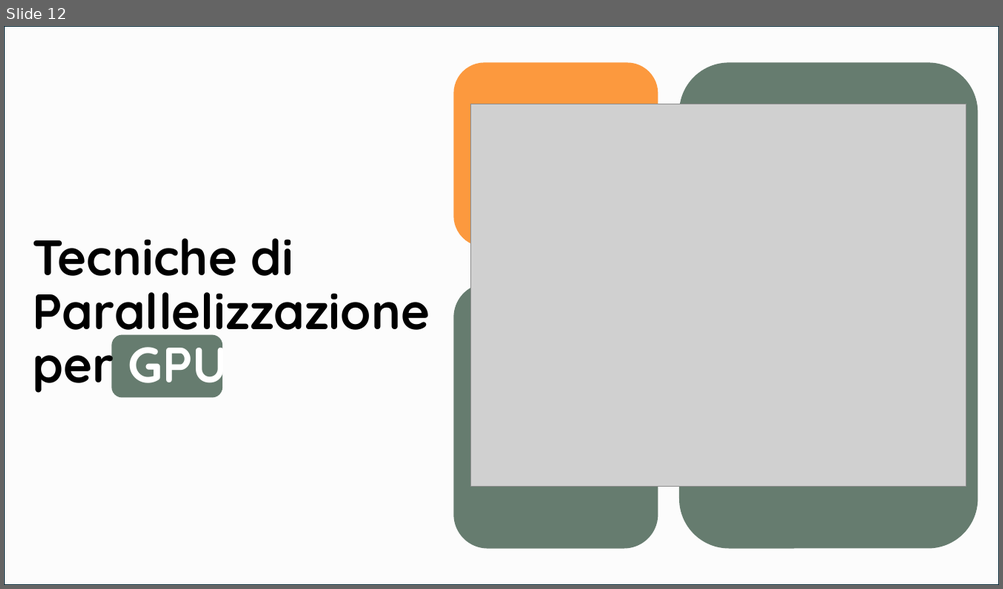
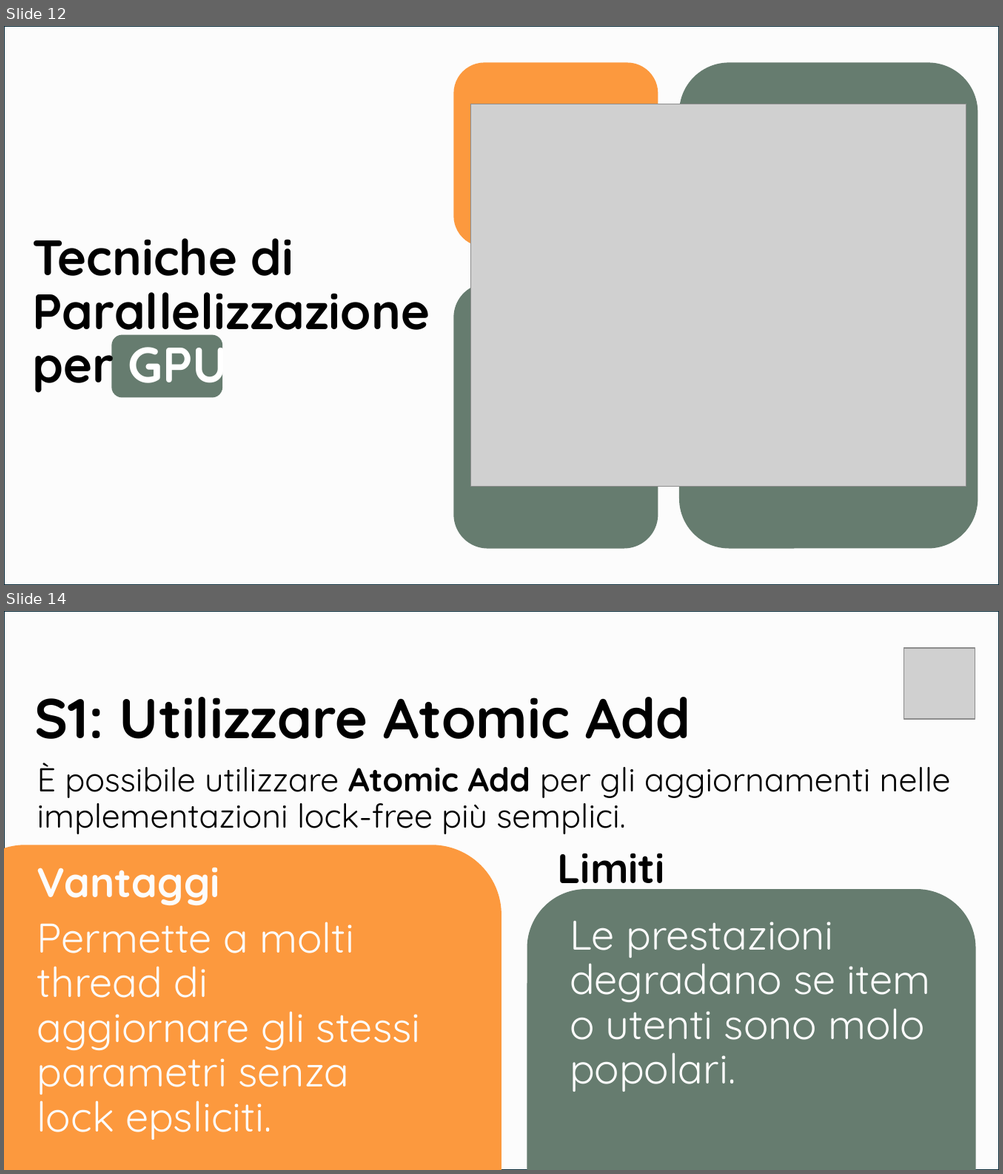
Before and after one commit to Smo17817/MNI_Esercizi, a slide deck: Documentazione/[MNI]_PresentazioneSeminario.pptx. Shown one above the other, each under a label of ours: slide 12 before the commit, slides 12 and 14 after it; the slides between them are not shown. The pictures are 1003x589 and 1003x1174 pixels, drawn with LibreOffice and Linux fonts; fonts in the diff are those of the drawing; grey boxes stand for pictures. Boxes give left, top, right and bottom in pixels: in the first picture for what was removed or moved away, otherwise in the second. Text is boxed around its words. In the diff, an @@ line names an element or a change of style, - is before the commit and + after.

```diff
--- a/Documentazione/[MNI]_PresentazioneSeminario.pptx
+++ b/Documentazione/[MNI]_PresentazioneSeminario.pptx
@@ slide 14 added at box(4, 611, 999, 1170), background #FFFFFF @@
@@ rectangle added at box(4, 611, 999, 1170), fill #FCFCFC, outline #092A39 1.5 pt @@
@@ picture added at box(904, 648, 975, 719) @@
@@ title added at box(34, 697, 691, 739), 54 pt, text #000000, bold @@
+S1: Utilizzare Atomic Add
@@ text added at box(37, 763, 950, 834), 32 pt, text #000000 @@
+È possibile utilizzare Atomic Add per gli aggiornamenti nelle implementazioni lock-free più semplici.
@@ rounded rectangle added at box(4, 846, 502, 1170), fill #FC993E @@
@@ text added at box(558, 853, 665, 895), 40 pt, text #000000, bold @@
+Limiti
@@ text added at box(37, 867, 420, 1140), 40 pt, text #FCFCFC @@
+Vantaggi
+Permette a molti thread di aggiornare gli stessi parametri senza lock epsliciti.
@@ rounded rectangle added at box(527, 889, 976, 1170), fill #667C6F @@
@@ text added at box(569, 921, 930, 1092), 40 pt, text #FCFCFC @@
+Le prestazioni degradano se item o utenti sono molo popolari.
```
Also in this commit, not shown: 7 other slides added, 1 slide removed.
